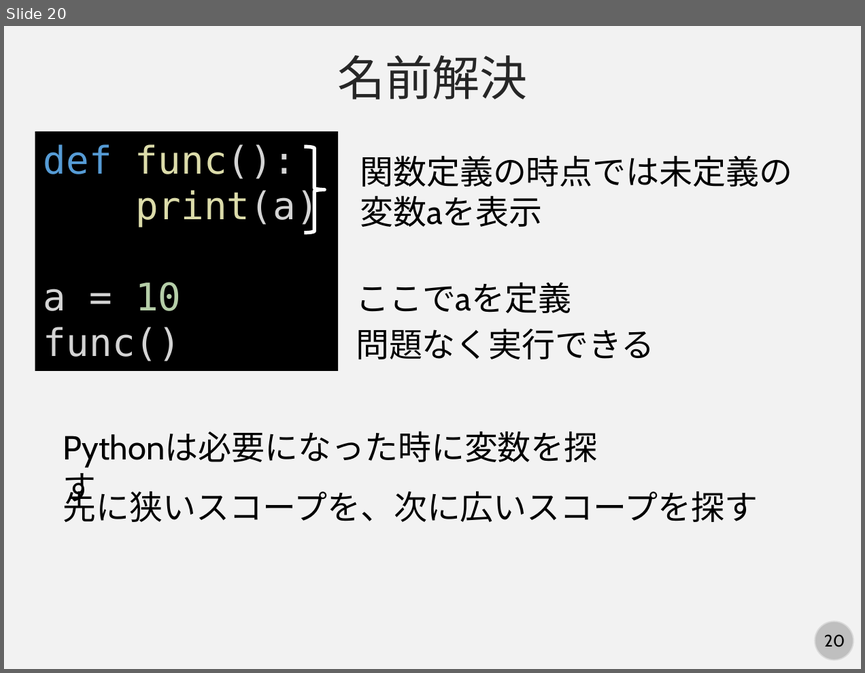
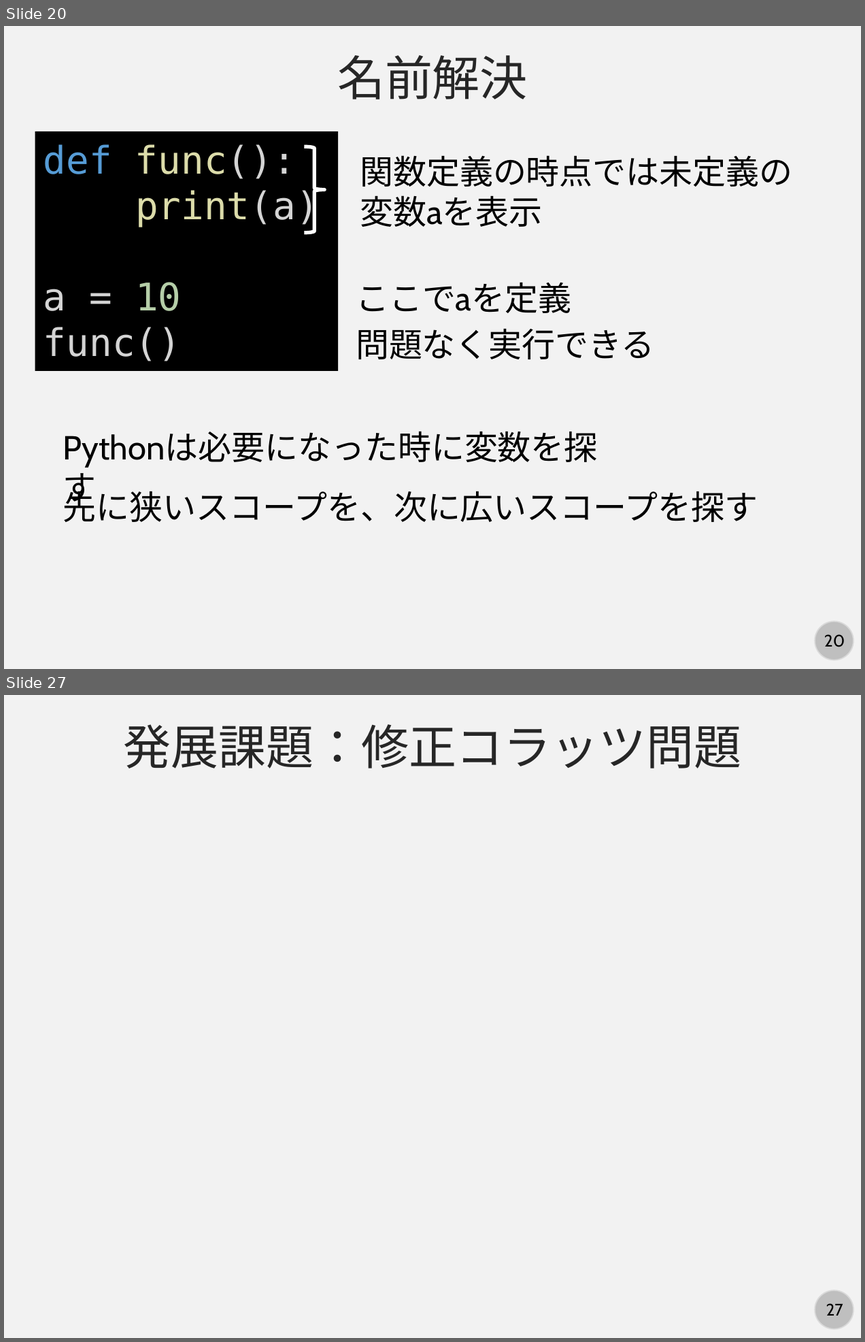
Before and after one commit to kaityo256/python_zero, a slide deck: scope/fig/slide.pptx. Shown one above the other, each under a label of ours: slide 20 before the commit, slides 20 and 27 after it; the slides between them are not shown. The pictures are 865x673 and 865x1342 pixels, drawn with LibreOffice and Linux fonts; fonts in the diff are those of the drawing. Boxes give left, top, right and bottom in pixels: in the first picture for what was removed or moved away, otherwise in the second. Text is boxed around its words. In the diff, an @@ line names an element or a change of style, - is before the commit and + after.

```diff
--- a/scope/fig/slide.pptx
+++ b/scope/fig/slide.pptx
@@ slide 27 added at <box>4,695,861,1338</box>, background #F2F2F2; not listed: 2 template elements that a slide beside it also shows @@
@@ text added at <box>123,724,741,768</box>, 40 pt, text #262626 @@
+発展課題：修正コラッツ問題
```
Also in this commit, not shown: 1 slide changed, 6 other slides added.
